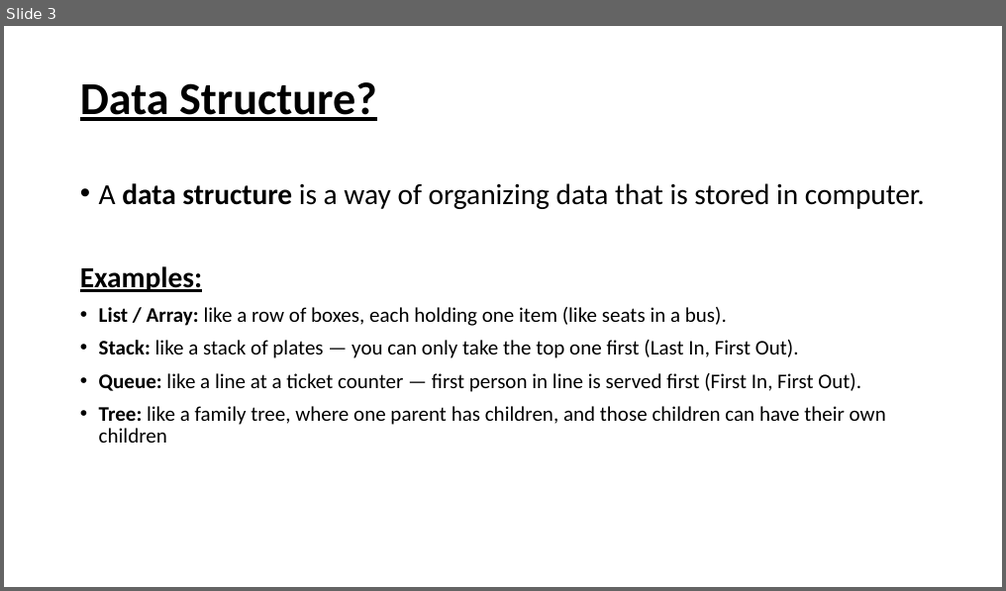
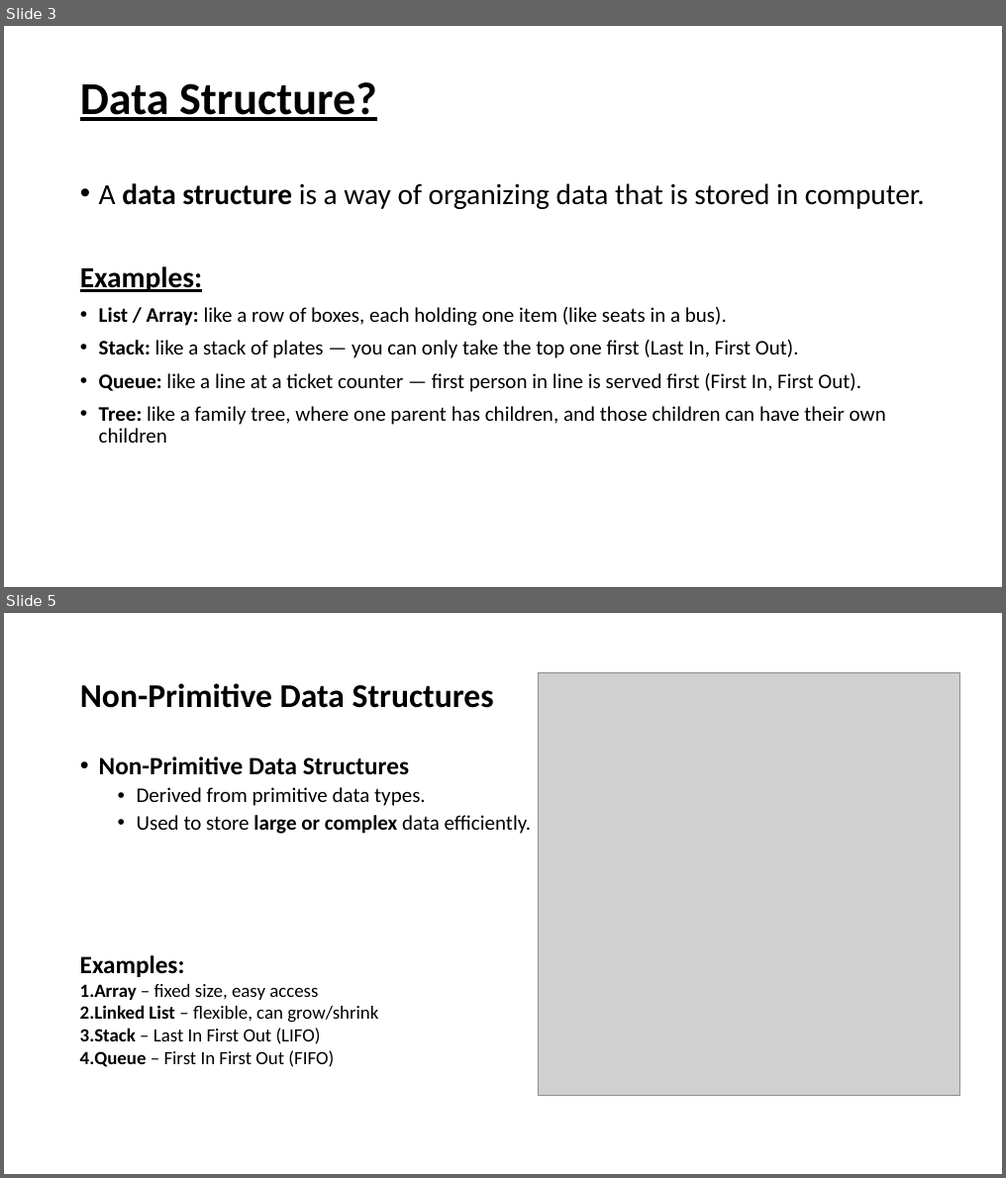
Before and after one commit to hussain7006/Air-Uni, a slide deck: Slides/ADS_LEC_1.pptx. Shown one above the other, each under a label of ours: slide 3 before the commit, slides 3 and 5 after it; the slides between them are not shown. The pictures are 1006x591 and 1006x1178 pixels, drawn with LibreOffice and Linux fonts; fonts in the diff are those of the drawing; grey boxes stand for pictures. Boxes give left, top, right and bottom in pixels: in the first picture for what was removed or moved away, otherwise in the second. Text is boxed around its words. In the diff, an @@ line names an element or a change of style, - is before the commit and + after.

```diff
--- a/Slides/ADS_LEC_1.pptx
+++ b/Slides/ADS_LEC_1.pptx
@@ slide 5 added at bbox=[4, 613, 1002, 1174], background #FFFFFF @@
@@ title added at bbox=[80, 683, 494, 708], 32 pt, text #000000, bold @@
+Non-Primitive Data Structures
@@ picture added at bbox=[539, 672, 960, 1096] @@
@@ text added at bbox=[99, 757, 532, 834], 20 pt, text #000000 @@
+• Non-Primitive Data Structures
+  • Derived from primitive data types.
+  • Used to store large or complex data efficiently.
@@ text added at bbox=[80, 956, 378, 1067], 18 pt, text #000000 @@
+Examples:
+1. Array – fixed size, easy access
+2. Linked List – flexible, can grow/shrink
+3. Stack – Last In First Out (LIFO)
+4. Queue – First In First Out (FIFO)
```
Also in this commit, not shown: 6 other slides added, 2 other files.
